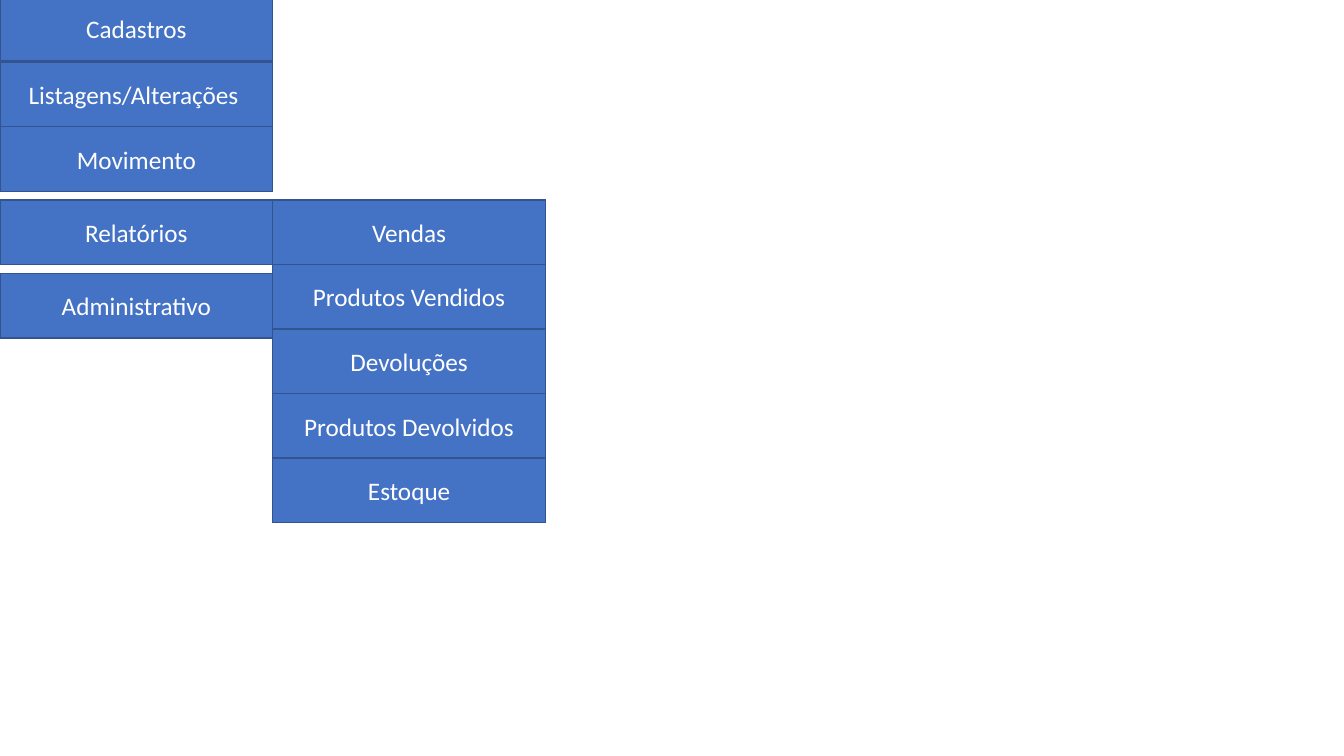
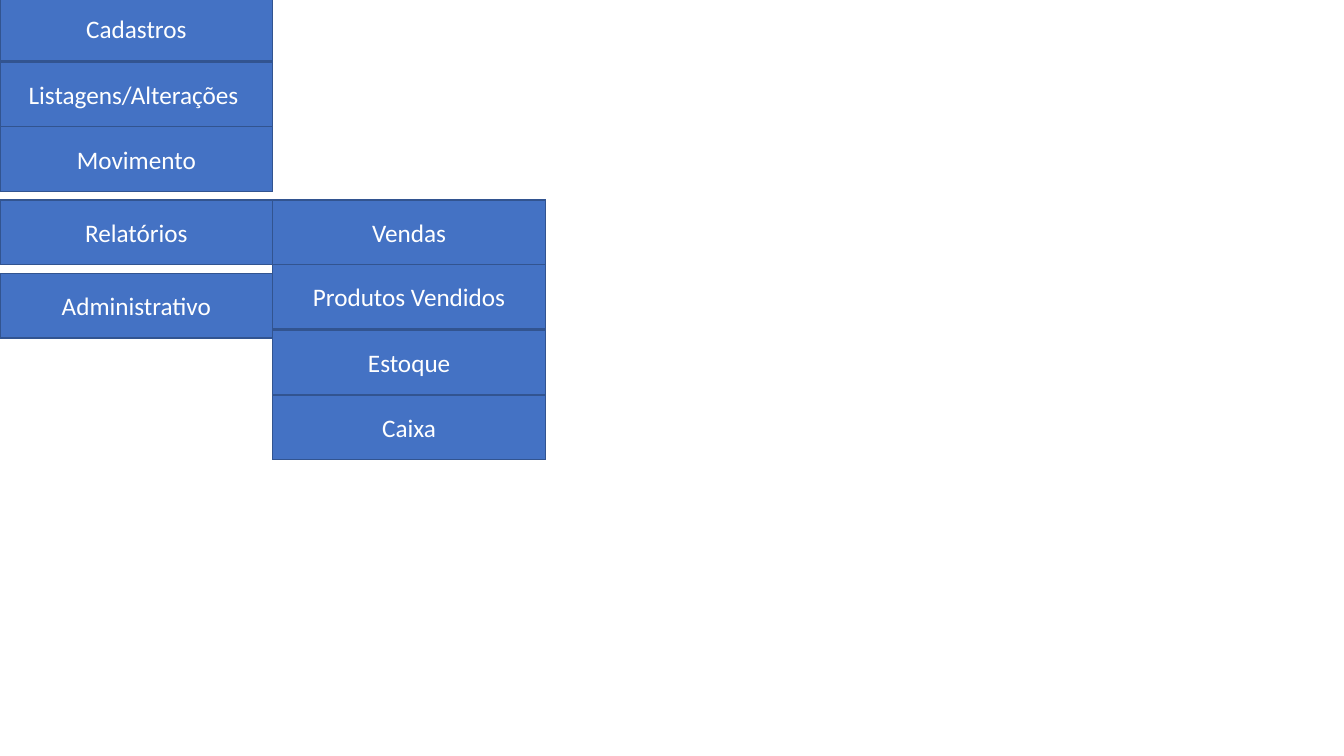
Before and after one commit to Erhoz/restApi, a slide deck: slide 5 of Telas Trabalhos PWEB.pptx. Drawn at 1344x756 pixels with LibreOffice and Linux fonts; fonts in the diff are those of the drawing. Boxes give left, top, right and bottom in pixels: in the first picture for what was removed or moved away, otherwise in the second. Text is boxed around its words. In the diff, an @@ line names an element or a change of style, - is before the commit and + after.

```diff
--- a/Telas Trabalhos PWEB.pptx
+++ b/Telas Trabalhos PWEB.pptx
@@ rectangle removed at [273,329,546,393] @@
-Devoluções
@@ rectangle "Estoque": place and size @@
-rectangle "Estoque" at [273,459,546,523]
+rectangle "Estoque" at [273,331,546,395]
@@ text in rectangle at [382,419,436,437]: text changed @@
-Produtos Devolvidos
+Caixa
```
Also in this commit, not shown: 2 other slides changed, 4 slides removed.
